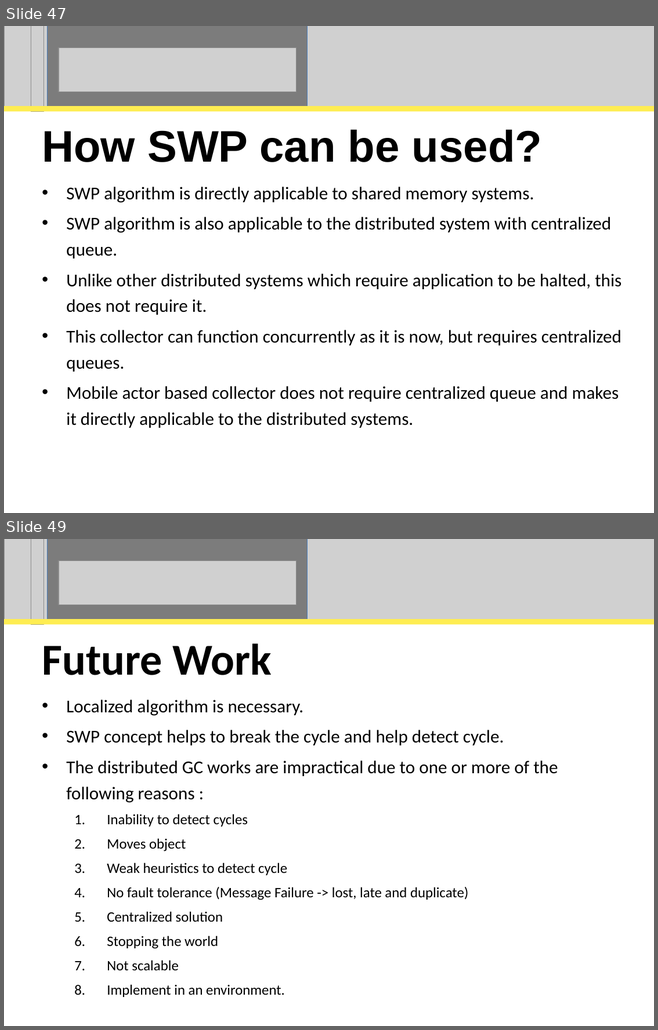
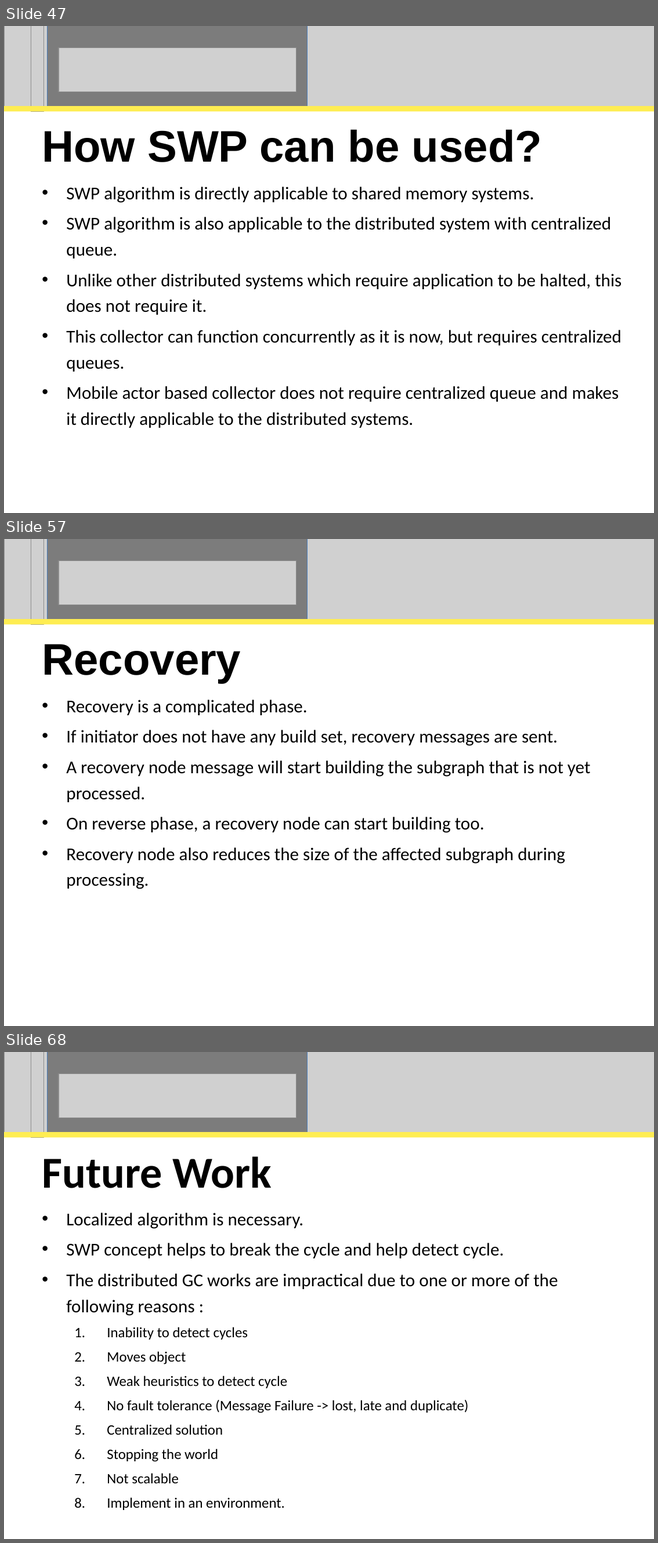
Before and after one commit to perpetualcoder/thesis, a slide deck: thesisppt/defense.ppt. Shown one above the other, each under a label of ours: slides 47 and 49 before the commit, slides 47, 57 and 68 after it; the slides between them are not shown. The pictures are 658x1030 and 658x1543 pixels, drawn with LibreOffice and Linux fonts; fonts in the diff are those of the drawing; grey boxes stand for pictures. Boxes give left, top, right and bottom in pixels: in the first picture for what was removed or moved away, otherwise in the second. Text is boxed around its words. In the diff, an @@ line names an element or a change of style, - is before the commit and + after.

```diff
--- a/thesisppt/defense.ppt
+++ b/thesisppt/defense.ppt
@@ slide 57 added at (x1=4, y1=539, x2=654, y2=1026), background #FFFFFF @@
@@ picture added at (x1=4, y1=539, x2=654, y2=620) @@
@@ picture added at (x1=31, y1=539, x2=43, y2=625) @@
@@ rectangle added at (x1=48, y1=539, x2=307, y2=620), fill #000000 at 40% opacity, outline #4A7EBB 0.74 pt @@
@@ picture added at (x1=59, y1=561, x2=296, y2=605) @@
@@ rectangle added at (x1=4, y1=619, x2=654, y2=624), fill #FEED52 @@
@@ title added at (x1=42, y1=644, x2=241, y2=683), 49 pt, text #000000, bold @@
+Recovery
@@ subtitle added at (x1=66, y1=700, x2=590, y2=889), 20 pt, text #000000 @@
+• Recovery is a complicated phase.
+• If initiator does not have any build set, recovery messages are sent.
+• A recovery node message will start building the subgraph that is not yet processed.
+• On reverse phase, a recovery node can start building too.
+• Recovery node also reduces the size of the affected subgraph during processing.
@@ what was slide 49 is now slide 68 @@
```
Also in this commit, not shown: 19 other slides added, 1 slide removed, 18 other files.
